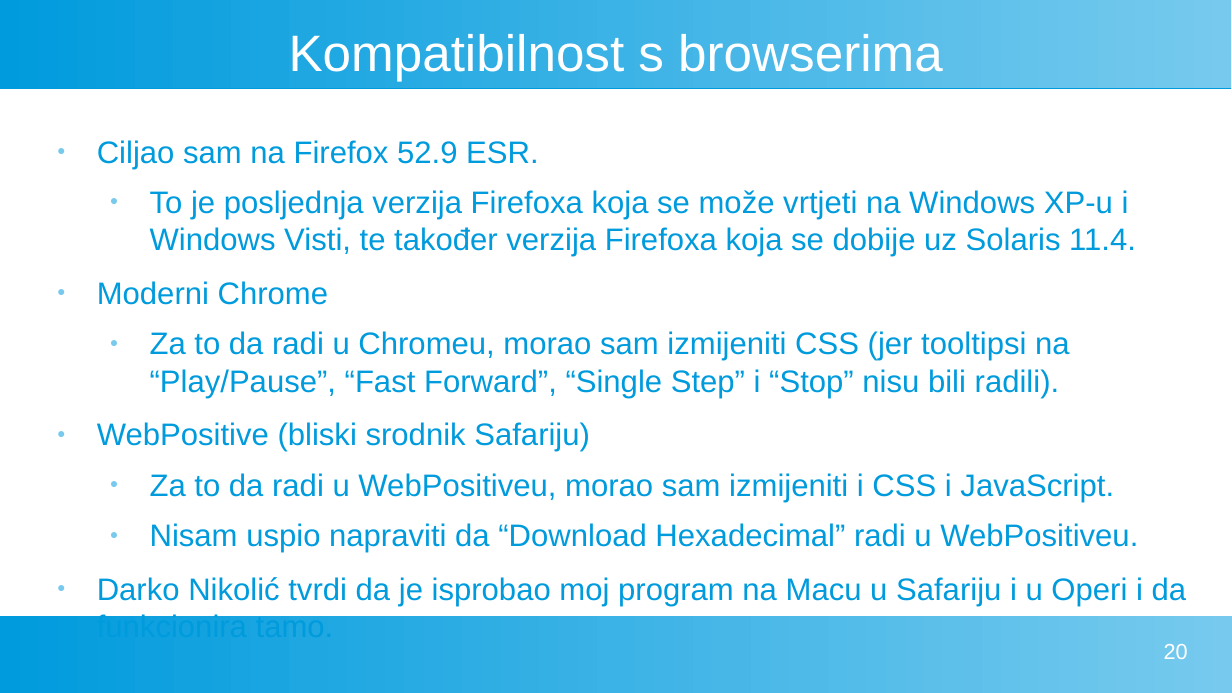
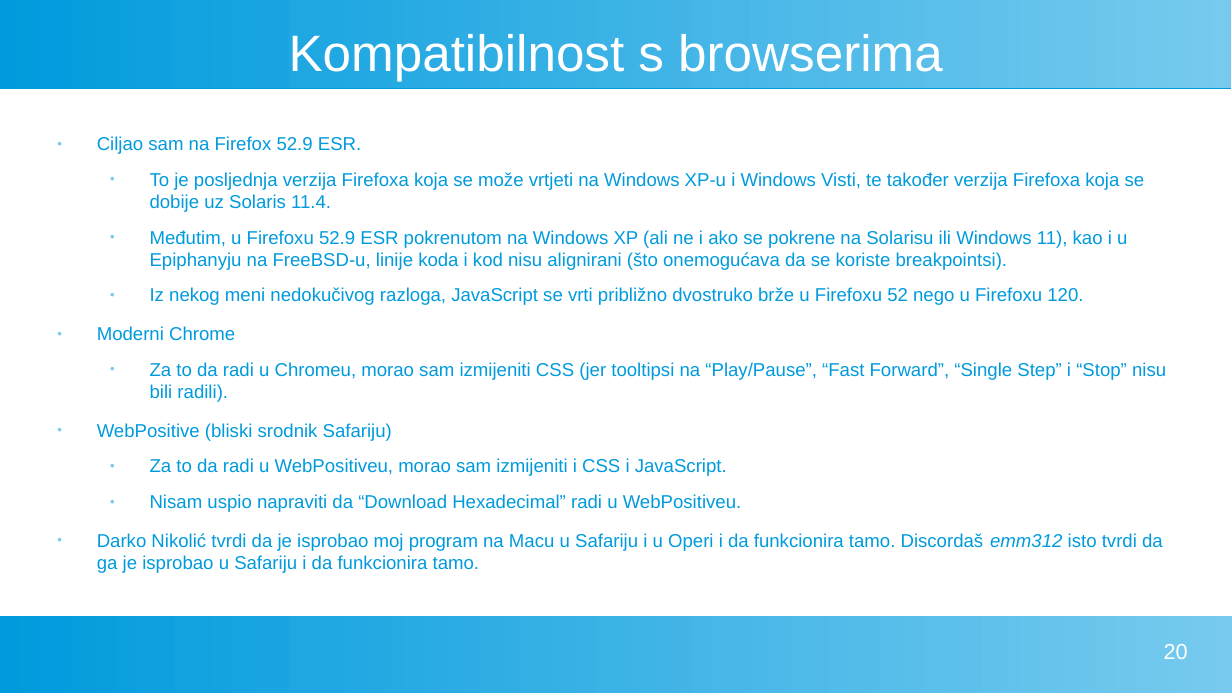
Before and after one commit to FlatAssembler/PicoBlaze_Simulator_in_JS, a slide deck: slide 20 of seminar/PicoBlaze.odp. Drawn at 1232x693 pixels with LibreOffice and Linux fonts; fonts in the diff are those of the drawing. Boxes give left, top, right and bottom in pixels: in the first picture for what was removed or moved away, otherwise in the second. Text is boxed around its words. In the diff, an @@ line names an element or a change of style, - is before the commit and + after.

Commit message:
More about browser compatibility...

```diff
--- a/seminar/PicoBlaze.odp
+++ b/seminar/PicoBlaze.odp
@@ text at (x1=97, y1=136, x2=1166, y2=512): size 20 to 12 pt in "Ciljao sam na Firefox 52.9 ESR.", "To je posljednja verzija Firefoxa koja se ...", "Moderni Chrome", "Za to da radi u Chromeu, morao ..." and 3 more places @@
@@ text at (x1=150, y1=230, x2=1127, y2=305): paragraphs added @@
+  ● Međutim, u Firefoxu 52.9 ESR pokrenutom na Windows XP (ali ne i ako se pokrene na Solarisu ili Windows 11), kao i u Epiphanyju na FreeBSD-u, linije koda i kod nisu alignirani (što onemogućava da se koriste breakpointsi).
+  ● Iz nekog meni nedokučivog razloga, JavaScript se vrti približno dvostruko brže u Firefoxu 52 nego u Firefoxu 120.
@@ text at (x1=97, y1=533, x2=1163, y2=573): text changed; size 20 to 12 pt @@
-● Darko Nikolić tvrdi da je isprobao moj program na Macu u Safariju i u Operi i da funkcionira tamo.
+● Darko Nikolić tvrdi da je isprobao moj program na Macu u Safariju i u Operi i da funkcionira tamo. Discordaš emm312 isto tvrdi da ga je isprobao u Safariju i da funkcionira tamo.
```
Also in this commit, not shown: 1 other file.
